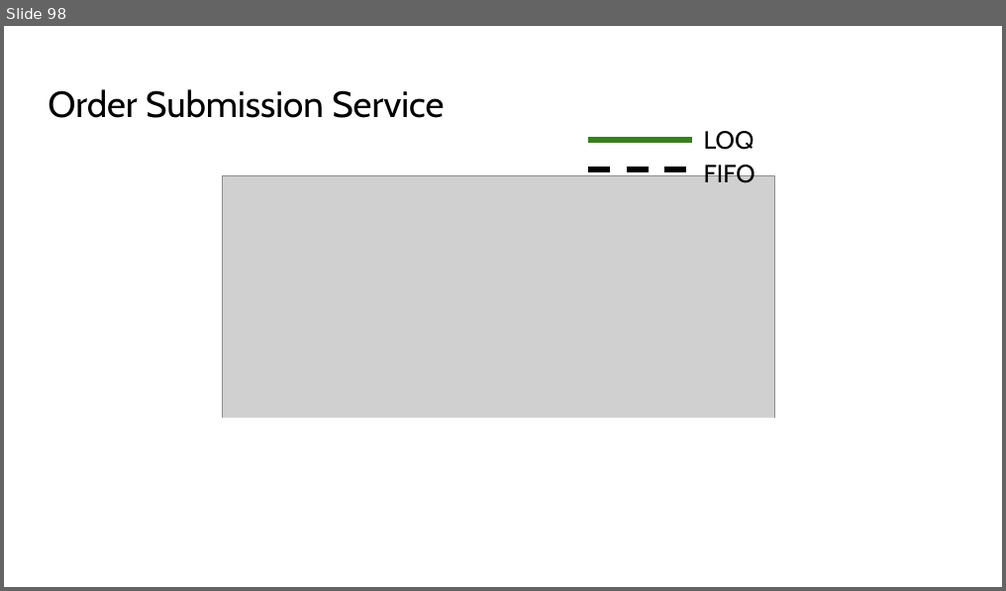
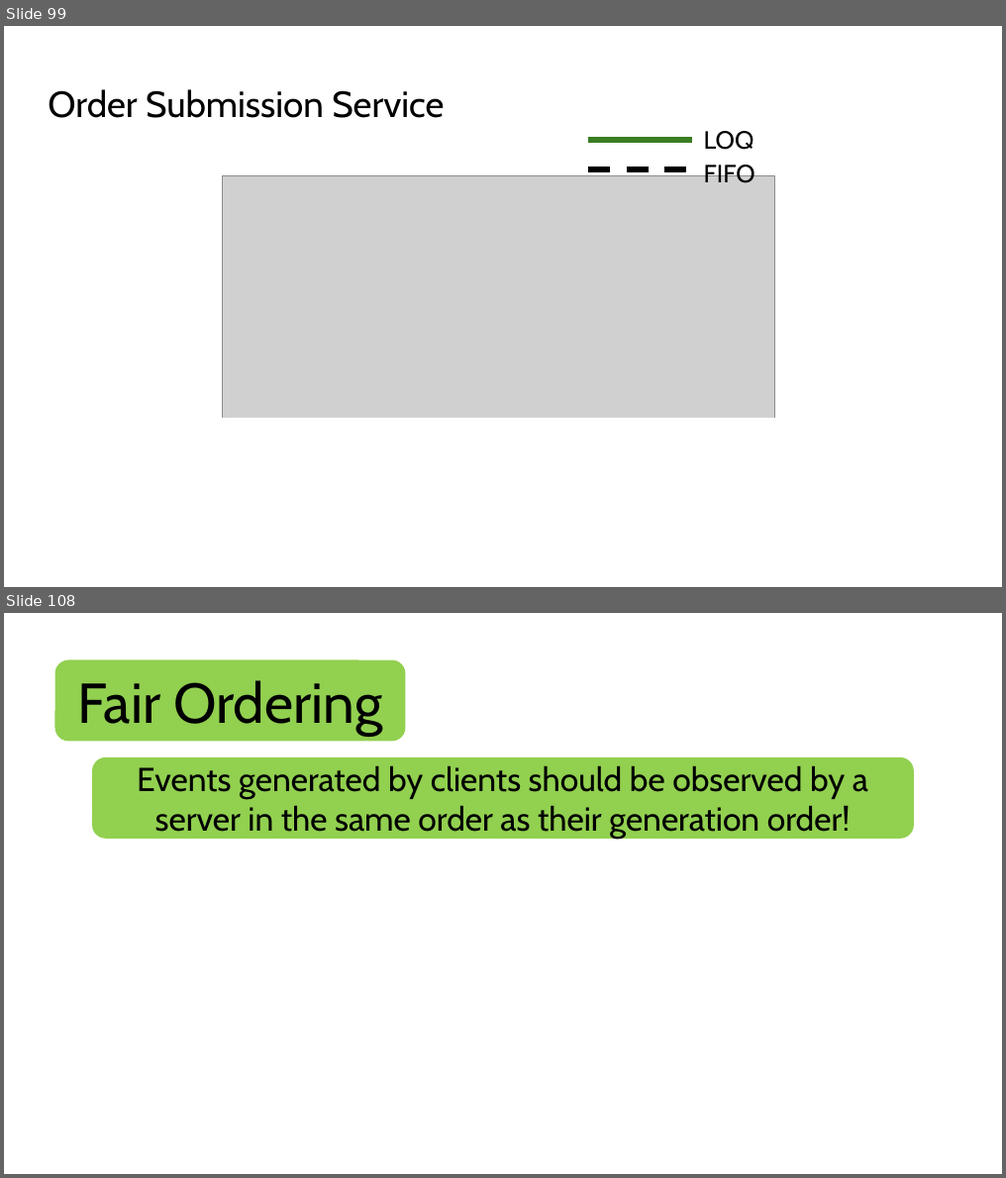
Before and after one commit to HaseebLUMS/Onyx-Presentation, a slide deck: thesis-latency-fairness.pptx. Shown one above the other, each under a label of ours: slide 98 before the commit, slides 99 and 108 after it; the slides between them are not shown. The pictures are 1006x591 and 1006x1178 pixels, drawn with LibreOffice and Linux fonts; fonts in the diff are those of the drawing; grey boxes stand for pictures. Boxes give left, top, right and bottom in pixels: in the first picture for what was removed or moved away, otherwise in the second. Text is boxed around its words. In the diff, an @@ line names an element or a change of style, - is before the commit and + after.

```diff
--- a/thesis-latency-fairness.pptx
+++ b/thesis-latency-fairness.pptx
@@ slide 108 added at [4,613,1002,1174], background #FFFFFF @@
@@ rounded rectangle added at [54,661,405,741], fill #92D050, 54 pt, text #000000 @@
+Fair Ordering
@@ rounded rectangle added at [92,758,915,839], fill #92D050, 32 pt, text #000000 @@
+Events generated by clients should be observed by a server in the same order as their generation order!
@@ what was slide 98 is now slide 99 @@
```
Also in this commit, not shown: 1 slide changed, 34 other slides added, 1 other file.
